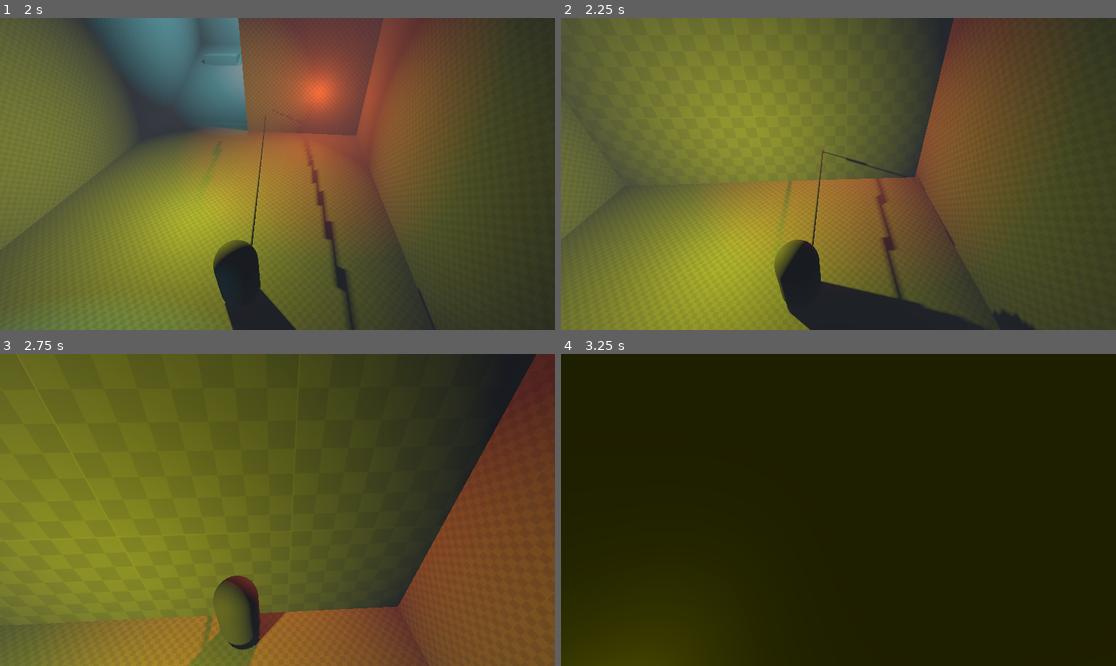
Above: before the commit, frames 1-4 (two rows, left to right).
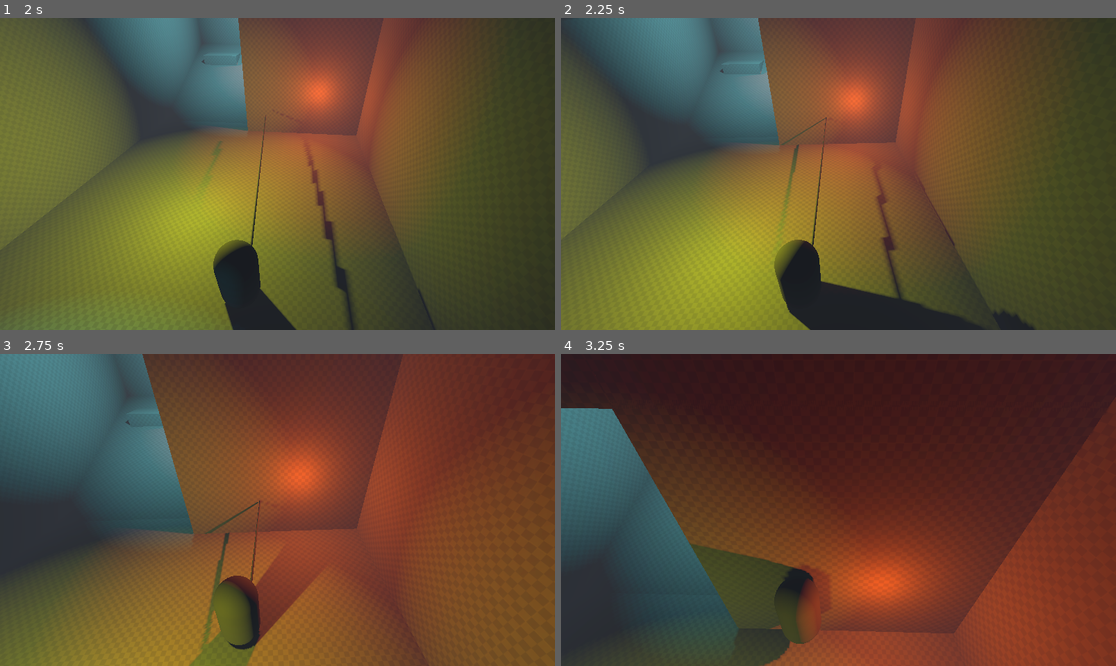
Above: after the commit, the same moments.

Repository: InTheBox-YT/GAME_JAM
Game: Godot game, scene res://scenes/world.tscn
The game is run twice, just before and just after one commit, with the same random seed, the same clock (stepped at 60 frames per second) and the same inputs.
Inputs (mouse positions are in pixels of both pictures, inside the frame that each line leads up to):
- Up to frame 1 (2 s): move the mouse to (305, 174) at 0.52 s; hold Shift (Run) 0.53-1.28 s; hold W (Up) from 0.53 s (still down); tap Space (Jump) at 0.77, 1.52 s; move the mouse to (249, 174) at 1.27 s; tap C (Zoom) at 1.35 s
- Up to frame 2 (2.25 s): keep holding W (Up); move the mouse to (849, 167) at 2.02 s; hold Shift (Run) from 2.03 s (still down)
- Up to frame 3 (2.75 s): keep holding W (Up); keep holding Shift (Run)
- Up to frame 4 (3.25 s): keep holding W (Up); move the mouse to (832, 516) at 2.77 s; release Shift (Run) at 2.78 s; tap C (Zoom) at 2.85 s; tap Space (Jump) at 3.02 s

Frame 1 is identical in both runs. In frame 2, 31% of the frame differs, in the area x 0-71%, y 0-53%; in frame 3, 67%; in frame 4, 98%, in the area x 0-100%, y 0-100%.

Commit message:
Fixed using movement keys to scale

Diff:
--- a/Scripts/DynamicCamera.gd
+++ /dev/null
@@ -1,11 +0,0 @@
-extends Camera3D
-
-
-# Called when the node enters the scene tree for the first time.
-func _ready() -> void:
-	pass # Replace with function body.
-
-
-# Called every frame. 'delta' is the elapsed time since the previous frame.
-func _process(delta: float) -> void:
-	pass
--- a/Scripts/PlayerMovement.gd
+++ b/Scripts/PlayerMovement.gd
@@ -60,11 +60,12 @@
 		elif event.button_index == MOUSE_BUTTON_WHEEL_DOWN:
 			resize_factor = -0.1
 
-	if raycast.is_colliding():
-		var target: Node = raycast.get_collider()
-		var target_parent: Node = target.get_parent()
-		if target is Node3D and target_parent != get_node("/root/World/Map/UnsizeableObjects"):
-			set_target_scale(target)
+		if currentCamera == first_person_camera:
+			if raycast.is_colliding():
+				var target: Node = raycast.get_collider()
+				var target_parent: Node = target.get_parent()
+				if target is Node3D and target_parent != get_node("/root/World/Map/UnsizeableObjects"):
+					set_target_scale(target)
 
 func _physics_process(delta: float):
 	if not is_on_floor():
--- a/scenes/AutonomousCamera.gd
+++ /dev/null
@@ -1,75 +0,0 @@
-extends Camera3D
-
-@export var follow_target: CharacterBody3D  # The player or target the camera follows
-@export var follow_distance: float = 10.0
-@export var follow_height: float = 5.0
-@export var follow_speed: float = 5.0
-@export var min_distance: float = 5.0
-@export var max_distance: float = 15.0
-
-# Camera Collision Variables
-@export var collision_radius: float = 0.5
-@export var collision_margin: float = 0.1
-var camera_offset: Vector3 = Vector3(0, 1, -5)  # Adjust as needed
-
-# Mouse Control Variables
-@export var rotation_sensitivity: float = 0.5
-var current_rotation: Vector2 = Vector2.ZERO
-
-@onready var raycast: RayCast3D = $ColideCast
-
-func _ready():
-	# Initialize the raycast
-	if raycast == null:
-		print("RayCast3D node is not found or initialized.")
-		return
-
-	Input.mouse_mode = Input.MOUSE_MODE_CAPTURED
-
-func _process(delta: float):
-	if not follow_target:
-		return
-
-	handle_camera_movement(delta)
-	handle_mouse_input(delta)
-
-func handle_camera_movement(delta: float):
-	if follow_target == null:
-		return
-
-	# Calculate desired camera position
-	var target_position = follow_target.global_transform.origin
-	var desired_position = target_position - follow_target.global_transform.basis.z * follow_distance + Vector3(0, follow_height, 0)
-
-	# Use a raycast to prevent clipping
-	raycast.origin = target_position
-	raycast.cast_to = desired_position - target_position
-	raycast.enabled = true
-	raycast.force_raycast_update()
-
-	if raycast.is_colliding():
-		desired_position = raycast.get_collision_point()
-
-	# Smoothly update the camera position
-	global_transform.origin = global_transform.origin.lerp(desired_position, follow_speed * delta)
-
-func handle_mouse_input(delta: float):
-	var mouse_delta = Input.get_last_mouse_velocity() * rotation_sensitivity * delta
-	current_rotation += Vector2(mouse_delta.x, mouse_delta.y)
-
-	# Clamp vertical rotation to prevent flipping
-	current_rotation.y = clamp(current_rotation.y, -89, 89)
-
-	# Apply rotation to the camera
-	var rotation_amount = Vector3(current_rotation.y, current_rotation.x, 0)
-	global_transform.basis = Basis().rotated(Vector3.UP, deg_to_rad(rotation_amount.x)).rotated(Vector3.RIGHT, deg_to_rad(rotation_amount.y))
-
-	# Recalculate camera position after rotation
-	handle_camera_movement(delta)
-
-func _input(event):
-	if event is InputEventMouseButton:
-		if event.button_index == MOUSE_BUTTON_WHEEL_UP:
-			follow_distance = max(follow_distance - 1.0, min_distance)  # Adjust distance with zoom
-		elif event.button_index == MOUSE_BUTTON_WHEEL_DOWN:
-			follow_distance = min(follow_distance + 1.0, max_distance)  # Adjust distance with zoom
--- a/scenes/Camera2.gd
+++ /dev/null
@@ -1,11 +0,0 @@
-extends Camera3D
-
-
-# Called when the node enters the scene tree for the first time.
-func _ready() -> void:
-	pass # Replace with function body.
-
-
-# Called every frame. 'delta' is the elapsed time since the previous frame.
-func _process(delta: float) -> void:
-	pass
--- a/scenes/player.tscn
+++ b/scenes/player.tscn
@@ -47,7 +47,6 @@
 fov = 90.0
 
 [node name="RayCast3D" type="RayCast3D" parent="CharacterBody3D/CamOrigin/FirstPersonCamera"]
-transform = Transform3D(1, 0, 0, 0, 1, 0, 0, 0, 1, 0, 0, 0)
 target_position = Vector3(0, 0, -10)
 collide_with_areas = true
 
